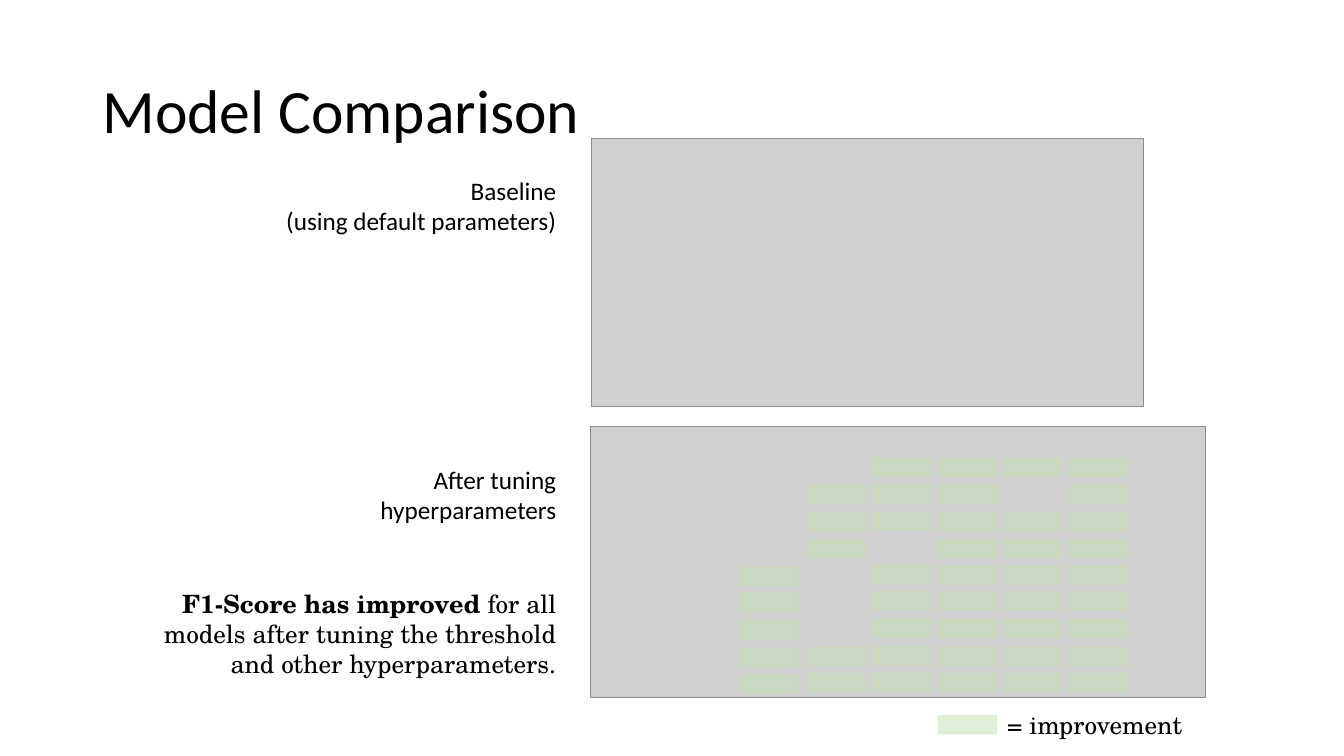
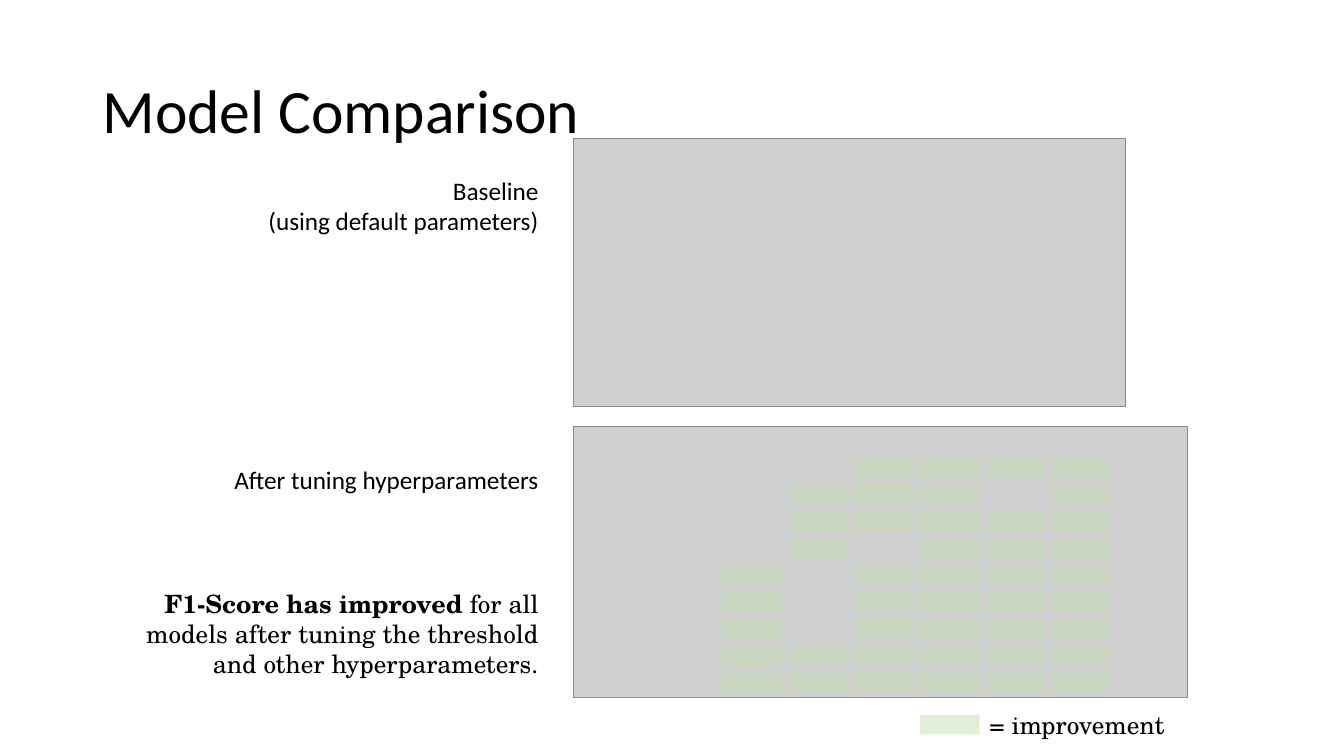
Before and after one commit to JNYH/diabetes_classifier, a slide deck: slide 13 of diabetes_classifier.pptx. Drawn at 1344x756 pixels with LibreOffice and Linux fonts; fonts in the diff are those of the drawing; grey boxes stand for pictures. Boxes give left, top, right and bottom in pixels: in the first picture for what was removed or moved away, otherwise in the second. Text is boxed around its words. In the diff, an @@ line names an element or a change of style, - is before the commit and + after.

```diff
--- a/diabetes_classifier.pptx
+++ b/diabetes_classifier.pptx
@@ text at box(234, 471, 539, 494): text changed @@
-After tuning
-hyperparameters
+After tuning hyperparameters
@@ 45 rectangles, 1 text: place and size @@
-45 rectangles, 1 text at box(164, 458, 1128, 735)
+45 rectangles, 1 text at box(146, 458, 1110, 735)
@@ 2 pictures, 2 texts: place and size @@
-2 pictures, 2 texts at box(286, 139, 1205, 739)
+2 pictures, 2 texts at box(268, 139, 1188, 739)
```
Also in this commit, not shown: 2 other slides changed.
